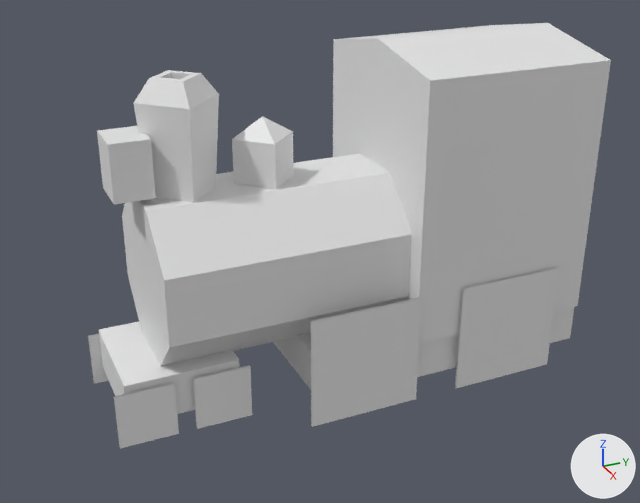
Renders of the Blender file FPS Dummy 64/Assets/Models/Train/Train.blend from each side of a commit.
One viewpoint serves both versions: a 50 mm lens placed at (22.83, -8.68, 11.73), pointed at (0.42, 1.4, 0.53). The axes (+X, +Y, +Z) are drawn at lower right. The lights are the same throughout.
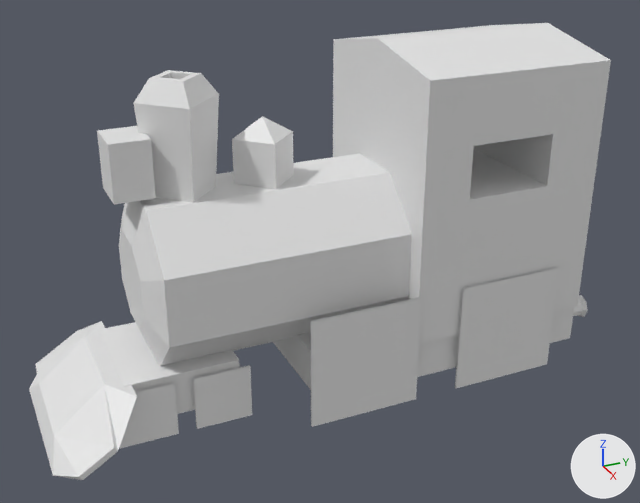
What differs and where, as boxes (x1, y1, x2, y2) in the pictures (640 x 503 px):
'Cylinder', reshaped
    before: (122, 153, 412, 366)
    after: (119, 153, 412, 366)
'Plane.016', added
    after: (29, 321, 137, 480)
'Cylinder.003', added
    after: (573, 295, 588, 317)
part 1 of me_cylinder, built on
    before: (122, 201, 170, 366)
    after: (119, 201, 170, 366)
part 2 of me_cube_003, built on
    both: (468, 132, 579, 307)

Diff of the bpy script that builds the scene:
```diff
--- a/FPS Dummy 64/Assets/Models/Train/Train.blend.py
+++ b/FPS Dummy 64/Assets/Models/Train/Train.blend.py
@@ me_cylinder @@
 # used by ob_cylinder; location = (-0.01, -0.18, 0.52); rotation_euler = (-1.571, 0.393, 0.0), in degrees (-90, 23, 0); scale = (2.62, 2.62, 3.73)
-me_cylinder.from_pydata(...)  # 16 vertices, 10 faces; spans x -1.0..1.0, y -1.0..1.0, z -1.0..1.0
+me_cylinder.from_pydata(...)  # 24 vertices, 18 faces; spans x -1.0..1.0, y -1.0..1.0, z -1.1..1.0
+# me_cylinder part 1
+# 1 face is deleted
+# 8 vertices are added at x -0.55..0.55, y -0.55..0.55, z -1.1
+# 9 new faces join them
@@ me_cube_003 @@
 # used by ob_cube_002; location = (-0.01, 6.42, 1.16); scale = (3.0, 3.0, 3.0)
-me_cube_003.from_pydata(...)  # 18 vertices, 16 faces; spans x -1.0..1.0, y -1.0..1.0, z -1.0..1.85
+me_cube_003.from_pydata(...)  # 50 vertices, 50 faces; spans x -1.0..1.0, y -1.0..1.0, z -1.0..1.85
+# me_cube_003 part 2
+# 12 faces are deleted
+# 8 vertices are added at x -0.91..0.91, y -1.0..1.0, z 0.57..1.1
+# 8 new vertices lie (0.0, 0.5, 0.0) away from vertices in x -1.0..1.0, y -1.0, z -1.0..1.85
+# 8 new vertices lie (0.0, -0.59, 0.0) away from vertices in x -1.0..1.0, y 1.0, z -1.0..1.85
+# 8 new vertices lie (0.0, 0.0, 1.47) away from vertices in x -1.0..1.0, y -1.0..1.0, z -1.0
+# 46 new faces join them
@@ me_cylinder_003 @@
+me_cylinder_003.from_pydata(...)  # 24 vertices, 18 faces; spans x -1.35..1.35, y -1.35..1.35, z -1.0..1.33
@@ me_plane @@
+me_plane.from_pydata([(-0.61, -0.3, 0.0), (0.61, -0.3, 0.0), (-0.61, 0.78, 0.26), (0.61, 0.78, 0.26), (-1.0, 1.09, -0.15), (-1.0, -0.61, -0.41), (1.0, -0.61, -0.41), (1.0, 1.09, -0.15), (1.38, -0.22, -0.37), (1.38, 0.43, -0.37), (1.38, -0.22, -0.54), (1.38, 0.43, -0.54), (-1.38, 0.57, -0.33), (-1.38, -0.35, -0.33), (-1.38, 0.57, -0.57), (-1.38, -0.35, -0.57)], [], [(0, 2, 3, 1), (5, 6, 7, 4), (0, 1, 6, 5), (3, 7, 11, 9), (5, 4, 14, 15), (3, 2, 4, 7), (8, 9, 11, 10), (6, 1, 8, 10), (7, 6, 10, 11), (1, 3, 9, 8), (12, 13, 15, 14), (2, 0, 13, 12), (4, 2, 12, 14), (0, 5, 15, 13)])
@@ ob_cylinder_003 @@
+ob_cylinder_003 = bpy.data.objects.new('Cylinder.003', me_cylinder_003)
+ob_cylinder_003.location = (2.24, 9.82, -2.38)
+ob_cylinder_003.rotation_euler = (-1.571, 0.0, 0.0)  # degrees (-90, 0, 0)
+ob_cylinder_003.scale = (0.294, 0.294, 0.294)
@@ ob_plane_016 @@
+ob_plane_016 = bpy.data.objects.new('Plane.016', me_plane)
+ob_plane_016.location = (0.0, -6.62, -2.75)
+ob_plane_016.rotation_euler = (0.563, 0.0, 0.0)  # degrees (32, 0, 0)
+ob_plane_016.scale = (2.31, 1.8, 1.0)
```
